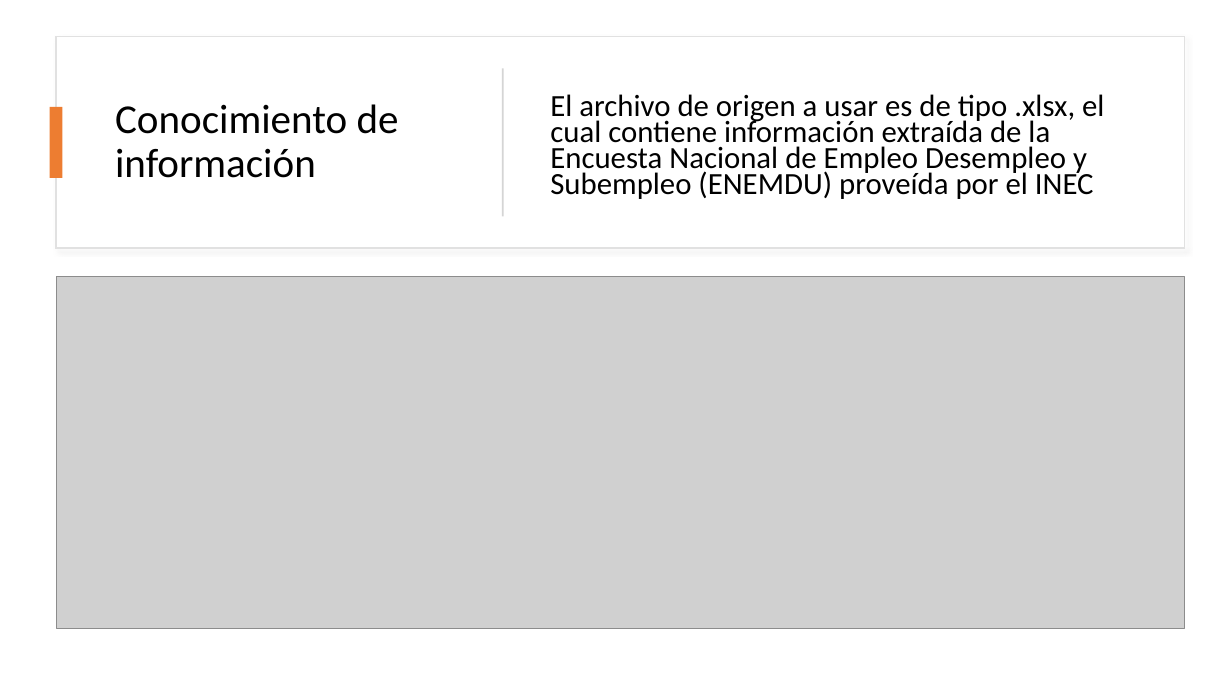
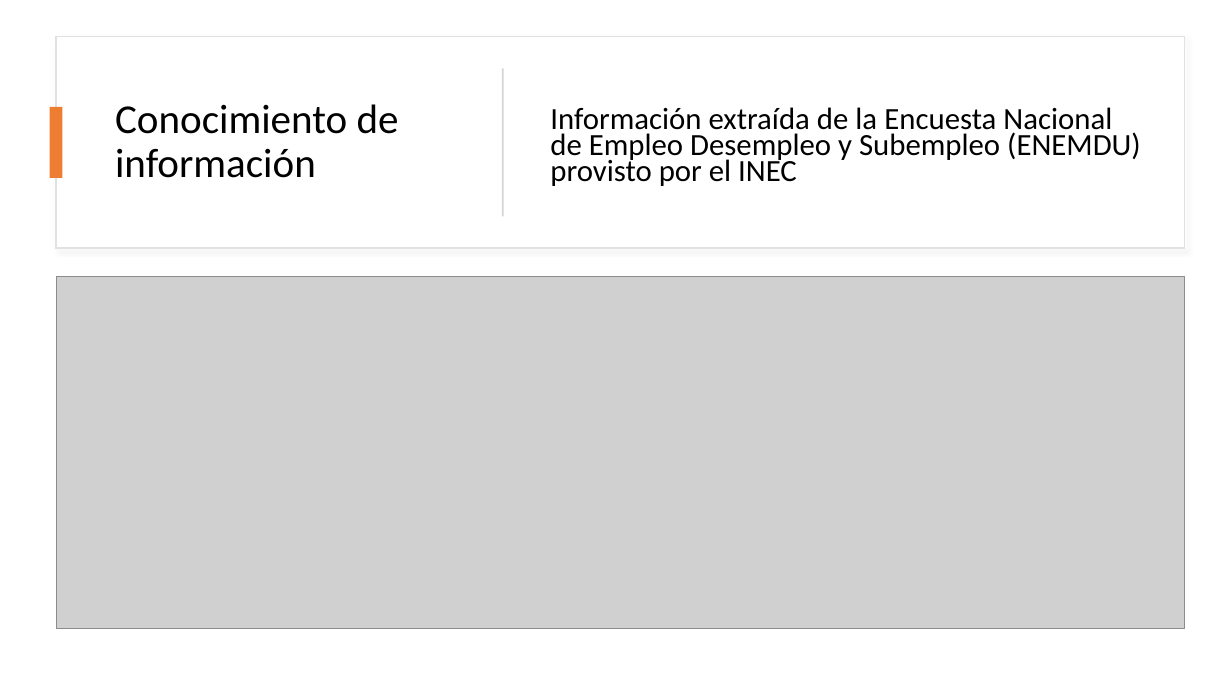
Before and after one commit to vysery98/proyectoIntegrador_IV, a slide deck: slide 4 of Presentación.pptx (slide 3 before the commit). Drawn at 1232x693 pixels with LibreOffice and Linux fonts; fonts in the diff are those of the drawing; grey boxes stand for pictures. Boxes give left, top, right and bottom in pixels: in the first picture for what was removed or moved away, otherwise in the second. Text is boxed around its words. In the diff, an @@ line names an element or a change of style, - is before the commit and + after.

Commit message:
Modificación archivos_presentación - Scripts

```diff
--- a/Presentación.pptx
+++ b/Presentación.pptx
@@ text at (550, 107, 1141, 186): text changed @@
-El archivo de origen a usar es de tipo .xlsx, el cual contiene información extraída de la Encuesta Nacional de Empleo Desempleo y Subempleo (ENEMDU) proveída por el INEC
+Información extraída de la Encuesta Nacional de Empleo Desempleo y Subempleo (ENEMDU) provisto por el INEC
```
Also in this commit, not shown: 13 other slides changed, 6 slides added, 3 slides removed, 2 other files.
